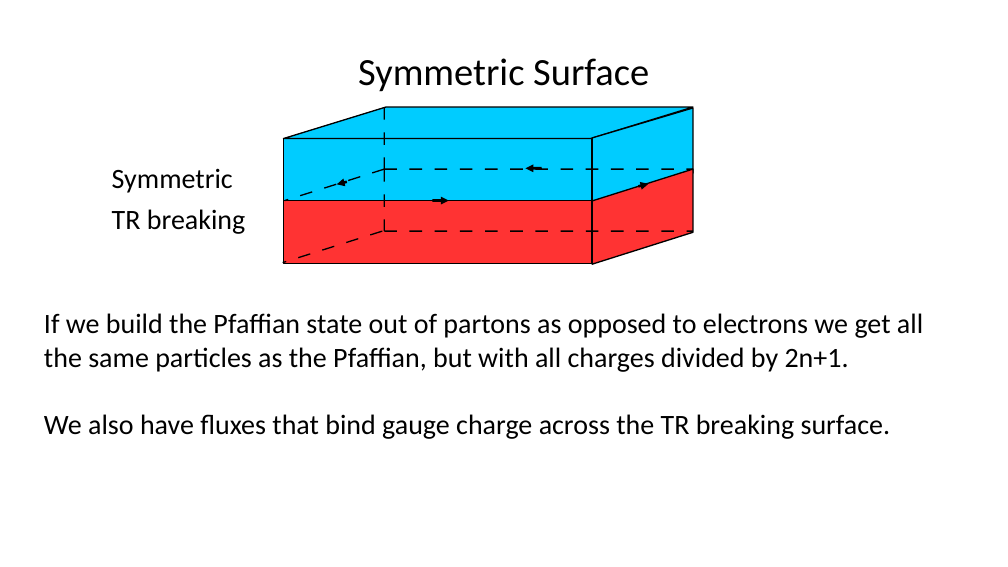
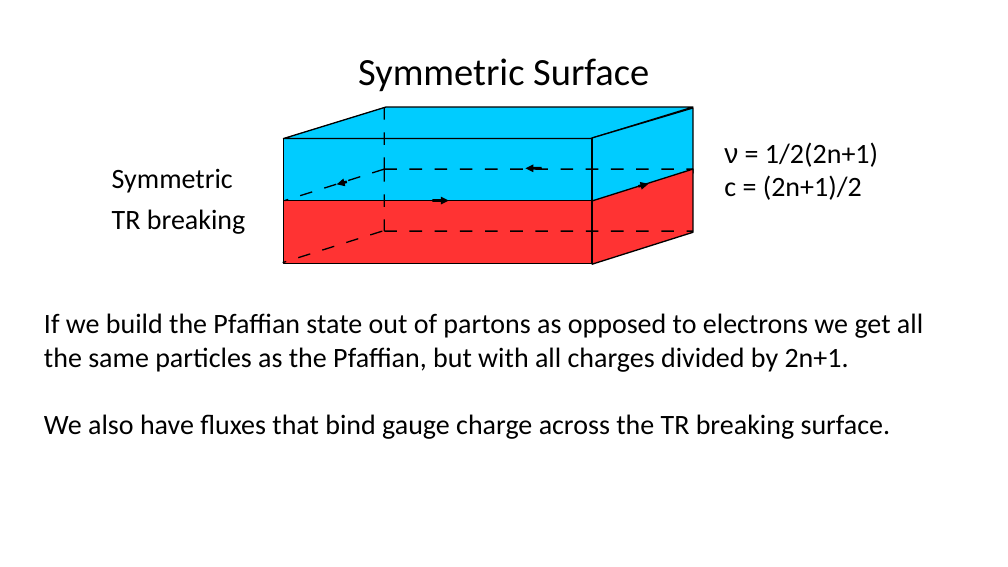
Before and after one commit to asirota12/Thesis, a slide deck: slide 36 of Thesis2.odp (slide 29 before the commit). Drawn at 1008x567 pixels with LibreOffice and Linux fonts; fonts in the diff are those of the drawing. Boxes give left, top, right and bottom in pixels: in the first picture for what was removed or moved away, otherwise in the second. Text is boxed around its words. In the diff, an @@ line names an element or a change of style, - is before the commit and + after.

```diff
--- a/Thesis2.odp
+++ b/Thesis2.odp
@@ text added at (724,142,878,200), 32 pt, text #000000 @@
+ν = 1/2(2n+1)
+c = (2n+1)/2
```
Also in this commit, not shown: 21 other slides changed, 16 slides added, 2 slides removed, 23 other files.
